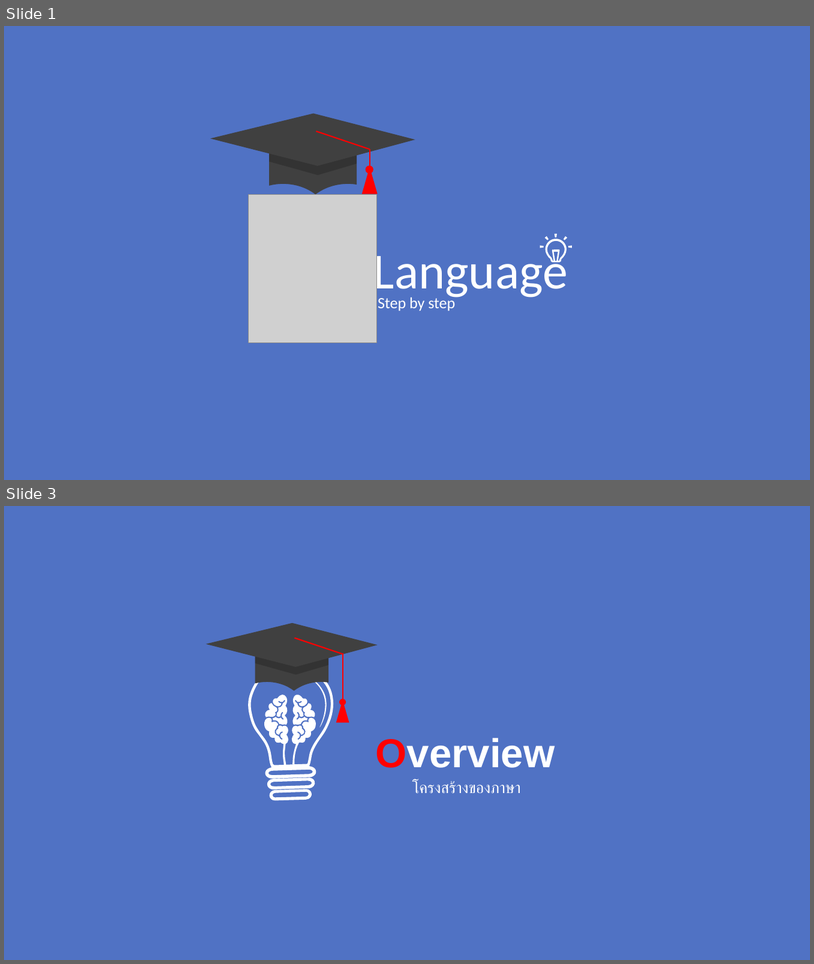
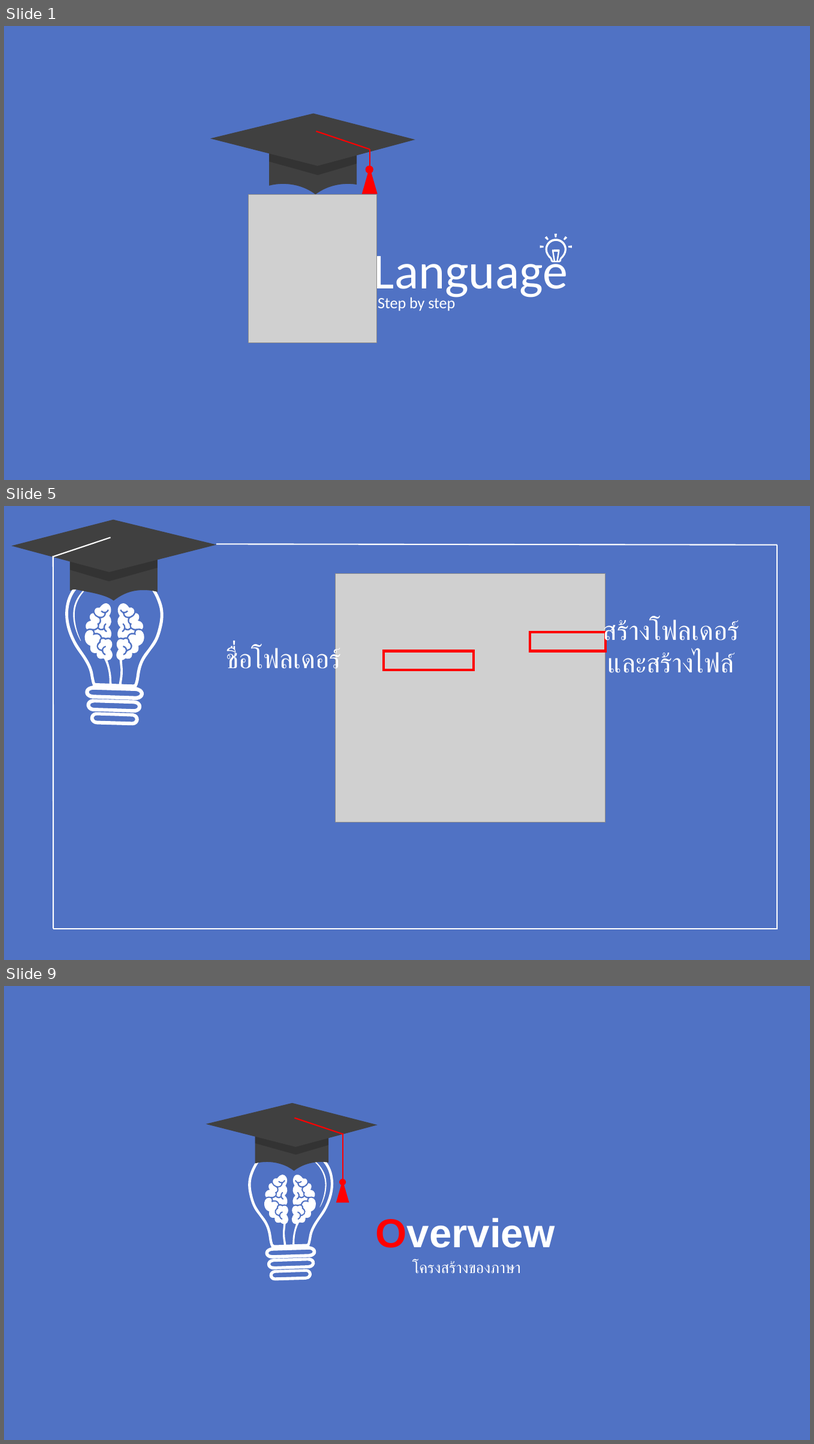
Before and after one commit to WatcharapolxFa/SolveProblemsIn-C-Language, a slide deck: LearnC/C.pptx. Shown one above the other, each under a label of ours: slides 1 and 3 before the commit, slides 1, 5 and 9 after it; the slides between them are not shown. The pictures are 814x964 and 814x1444 pixels, drawn with LibreOffice and Linux fonts; fonts in the diff are those of the drawing; grey boxes stand for pictures. Boxes give left, top, right and bottom in pixels: in the first picture for what was removed or moved away, otherwise in the second. Text is boxed around its words. In the diff, an @@ line names an element or a change of style, - is before the commit and + after.

```diff
--- a/LearnC/C.pptx
+++ b/LearnC/C.pptx
@@ slide 5 added at bbox=[4, 506, 810, 960], background #5072C4 @@
@@ group added at bbox=[11, 519, 216, 928]: 3 freeform shapes, 2 lines @@
@@ line added from (778, 545) to (216, 544), #FFFFFF 1.5 pt @@
@@ line added from (778, 545) to (778, 929), #FFFFFF 1.5 pt @@
@@ freeform shape added at bbox=[65, 567, 163, 725], fill #FFFFFF @@
@@ picture added at bbox=[336, 573, 606, 822] @@
@@ freeform shape added at bbox=[77, 597, 150, 688], fill #FFFFFF @@
@@ text added at bbox=[603, 619, 739, 673], 32 pt, text #FFFFFF @@
+สร้างโฟลเดอร์
+และสร้างไฟล์
@@ text added at bbox=[226, 647, 341, 676], 32 pt, text #FFFFFF @@
+ชื่อโฟลเดอร์
@@ rectangle added at bbox=[530, 632, 606, 651], outline #FF0000 3 pt @@
@@ rectangle added at bbox=[384, 651, 474, 670], outline #FF0000 3 pt @@
@@ line added from (778, 928) to (53, 928), #FFFFFF 1.5 pt @@
@@ what was slide 3 is now slide 9 @@
```
Also in this commit, not shown: 2 slides changed, 14 other slides added, 3 slides removed, 3 other files.
